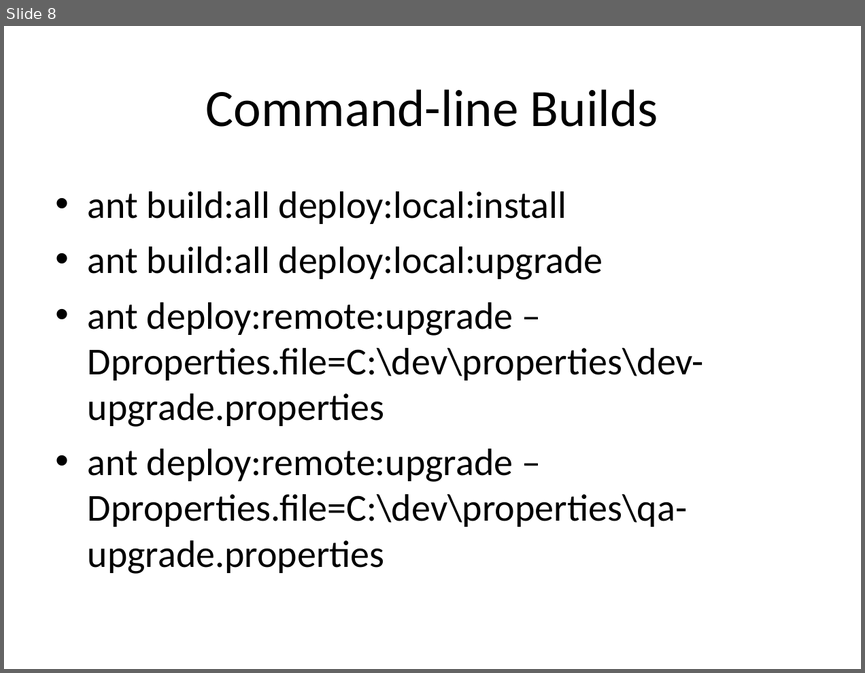
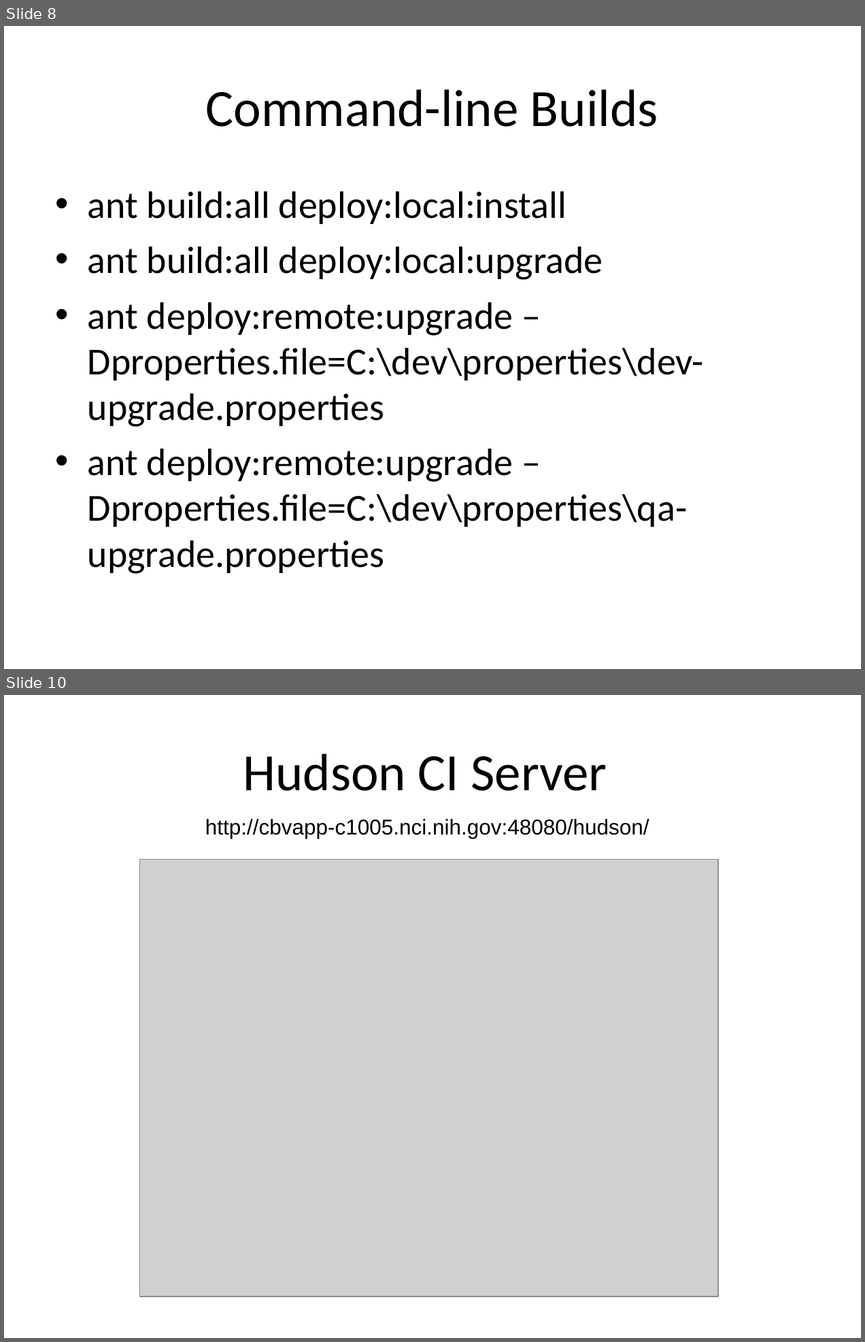
Before and after one commit to NCIP/automation, a slide deck: docs/presentations/generic-bda-training.ppt. Shown one above the other, each under a label of ours: slide 8 before the commit, slides 8 and 10 after it; the slides between them are not shown. The pictures are 865x673 and 865x1342 pixels, drawn with LibreOffice and Linux fonts; fonts in the diff are those of the drawing; grey boxes stand for pictures. Boxes give left, top, right and bottom in pixels: in the first picture for what was removed or moved away, otherwise in the second. Text is boxed around its words. In the diff, an @@ line names an element or a change of style, - is before the commit and + after.

```diff
--- a/docs/presentations/generic-bda-training.ppt
+++ b/docs/presentations/generic-bda-training.ppt
@@ slide 10 added at (4, 695, 861, 1338), background #FFFFFF @@
@@ title added at (243, 753, 606, 791), 44 pt, text #000000 @@
+Hudson CI Server
@@ text added at (205, 819, 649, 838), 18 pt, text #000000 @@
+http://cbvapp-c1005.nci.nih.gov:48080/hudson/
@@ picture added at (139, 860, 718, 1297) @@
```
Also in this commit, not shown: 2 slides changed, 3 other slides added, 3 slides removed.
